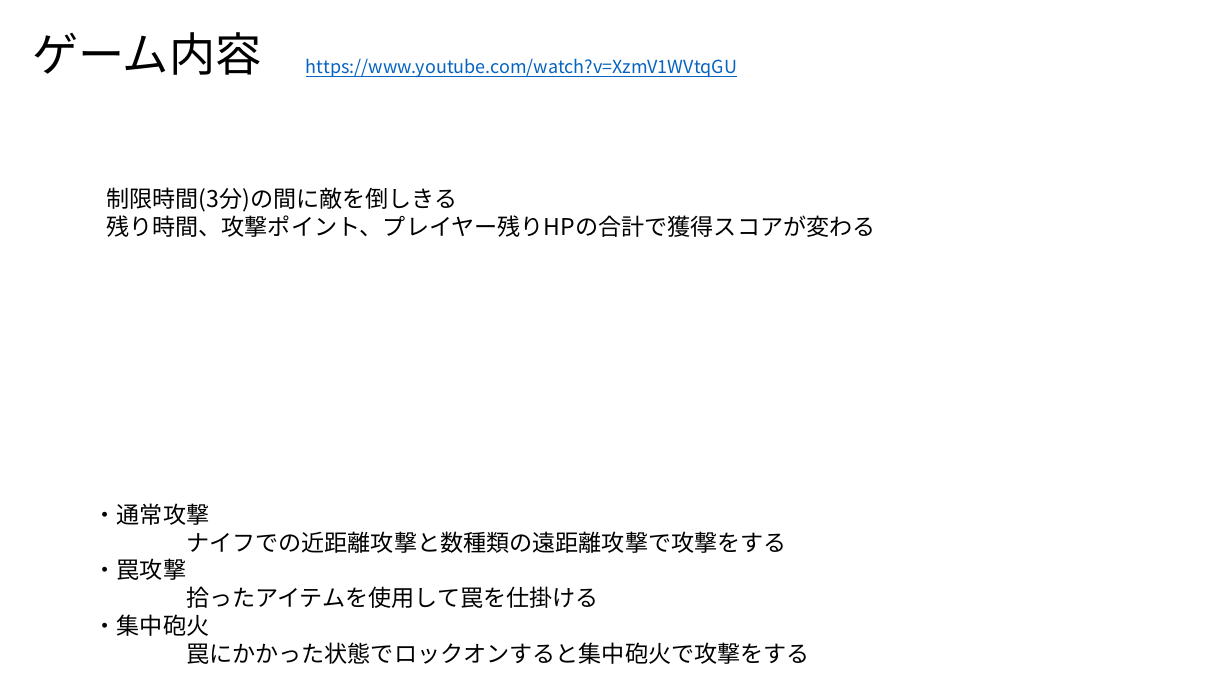
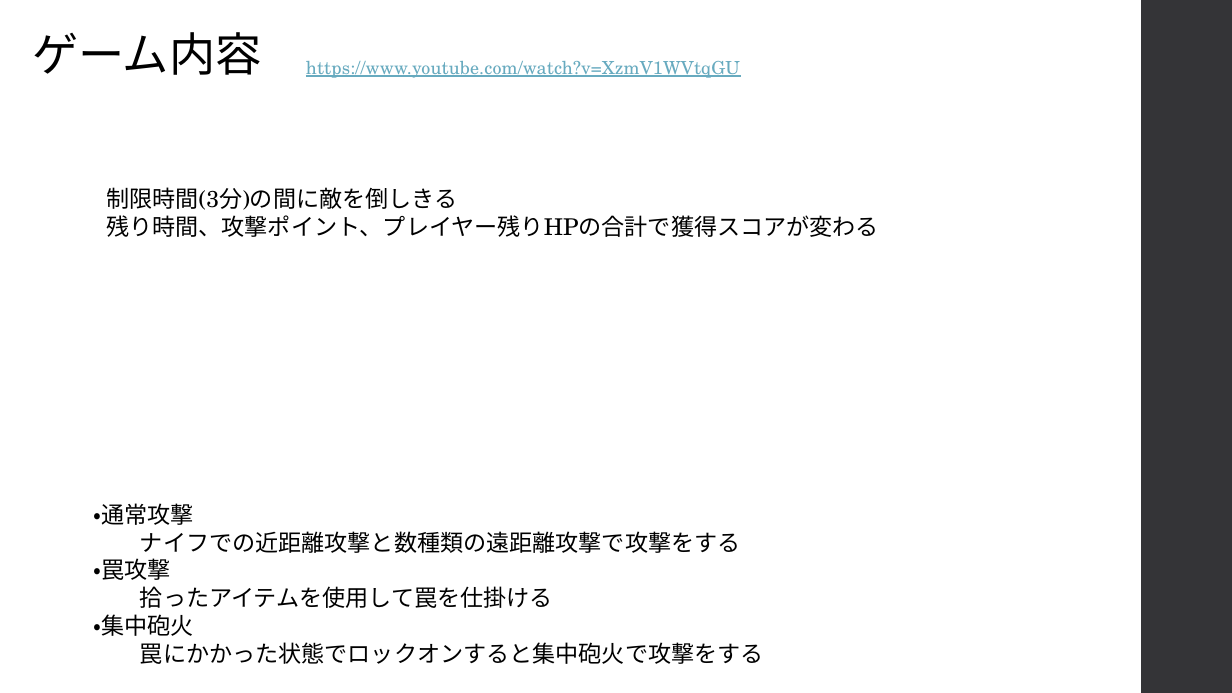
Before and after one commit to kakisawa/ProductionWork, a slide deck: slide 5 of 3DGame_3_NamelessGame/NamelessGame_企画書.pptx. Drawn at 1232x693 pixels with LibreOffice and Linux fonts; fonts in the diff are those of the drawing. Boxes give left, top, right and bottom in pixels: in the first picture for what was removed or moved away, otherwise in the second. Text is boxed around its words. In the diff, an @@ line names an element or a change of style, - is before the commit and + after.

```diff
--- a/3DGame_3_NamelessGame/NamelessGame_企画書.pptx
+++ b/3DGame_3_NamelessGame/NamelessGame_企画書.pptx
@@ rectangle added at [1141, 0, 1232, 693], fill #353537 @@
@@ text "https://www.youtube.com/watch?v=XzmV1WVtqGU" at [306, 61, 740, 78]: font Noto Sans CJK JP to TeX Gyre Schola, text colour #0563C1 to #67AABF, letter spacing 0 to 0.1 pt; line spacing 0.9 to 0.95; more space between paragraphs @@
@@ text "制限時間(3分)の間に敵を倒しきる" at [106, 187, 879, 237]: font Noto Sans CJK JP to TeX Gyre Schola @@
@@ text "・通常攻撃" at [94, 503, 764, 664]: font Noto Sans CJK JP to TeX Gyre Schola @@
```
Also in this commit, not shown: 5 other slides changed, 1 slide added, 1 slide removed, 5 other files.
